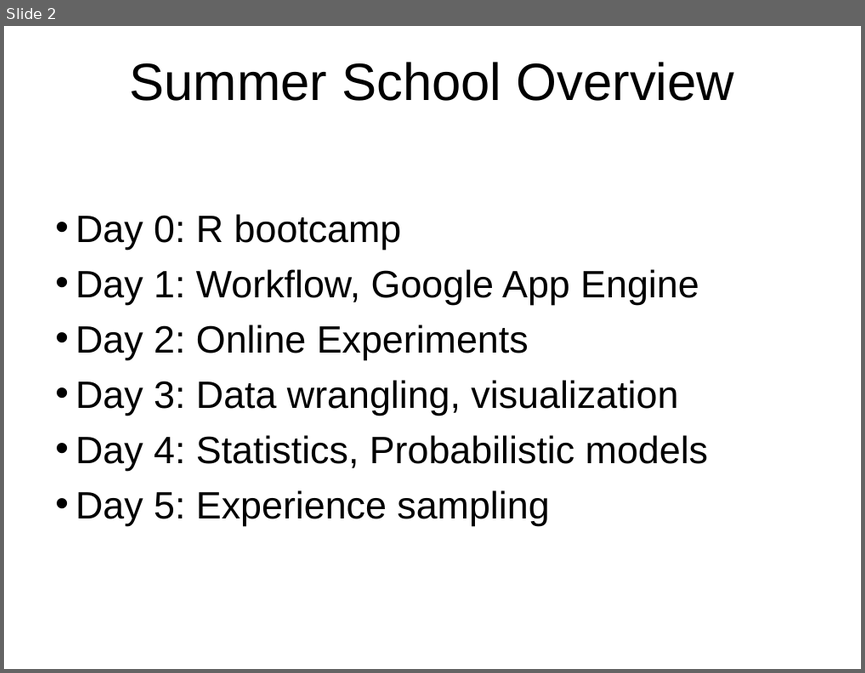
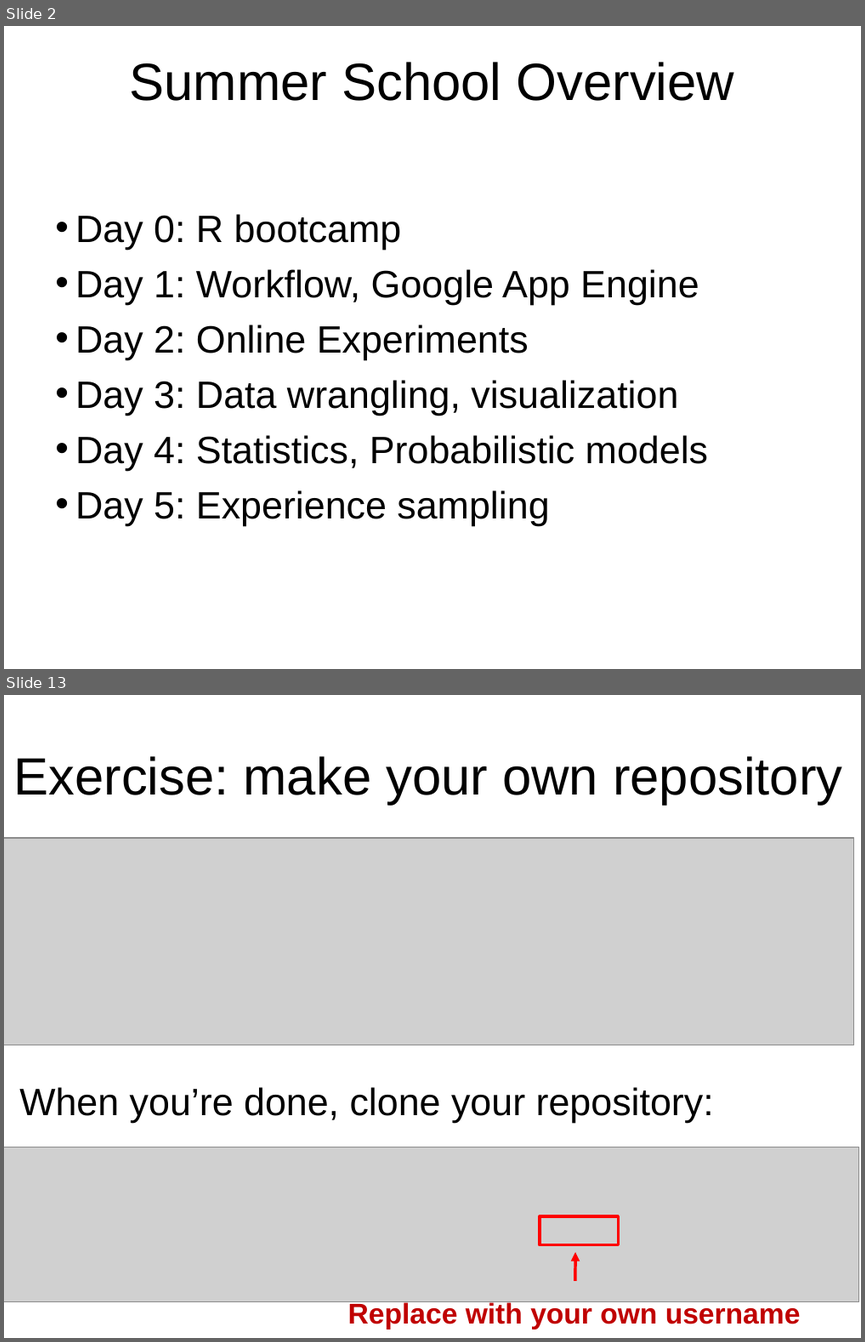
Before and after one commit to cskemp/chdss2019_content, a slide deck: day1/slides/part1_git.ppt. Shown one above the other, each under a label of ours: slide 2 before the commit, slides 2 and 13 after it; the slides between them are not shown. The pictures are 865x673 and 865x1342 pixels, drawn with LibreOffice and Linux fonts; fonts in the diff are those of the drawing; grey boxes stand for pictures. Boxes give left, top, right and bottom in pixels: in the first picture for what was removed or moved away, otherwise in the second. Text is boxed around its words. In the diff, an @@ line names an element or a change of style, - is before the commit and + after.

```diff
--- a/day1/slides/part1_git.ppt
+++ b/day1/slides/part1_git.ppt
@@ slide 13 added at [4, 695, 861, 1338], background #FFFFFF @@
@@ title added at [13, 756, 842, 805], 44 pt, text #000000 @@
+Exercise: make your own repository
@@ picture added at [4, 838, 854, 1045] @@
@@ text added at [19, 1087, 714, 1123], 32 pt, text #000000 @@
+  When you’re done, clone your repository:
@@ picture added at [4, 1147, 859, 1303] @@
@@ rectangle added at [540, 1216, 619, 1244], outline #FF0000 2.49 pt @@
@@ arrow added from (575, 1280) to (575, 1252), #FF0000 2.49 pt @@
@@ text added at [348, 1300, 800, 1329], 24 pt, text #C00000, bold @@
+Replace with your own username
```
Also in this commit, not shown: 2 slides changed, 12 other slides added, 4 slides removed, 4 other files.
